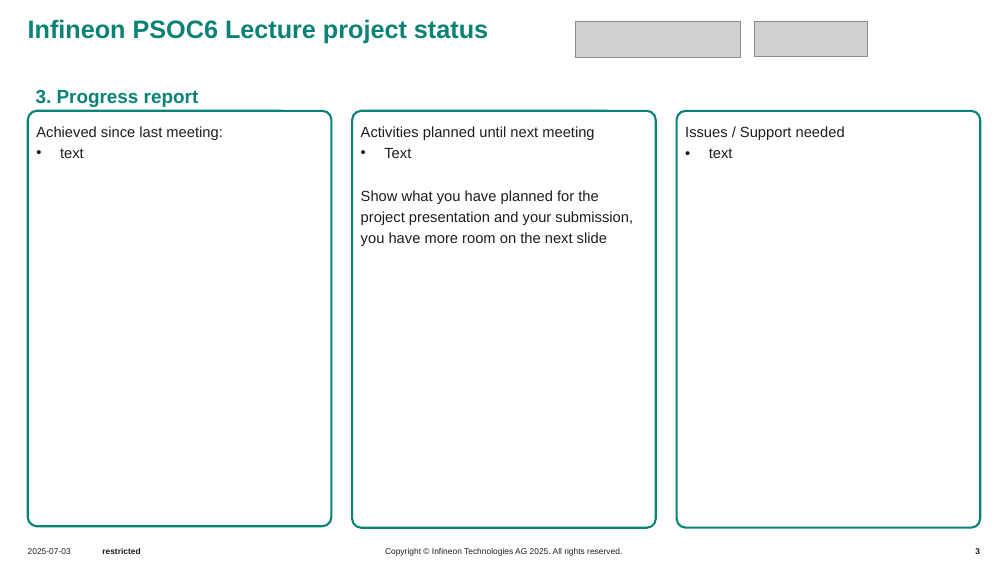
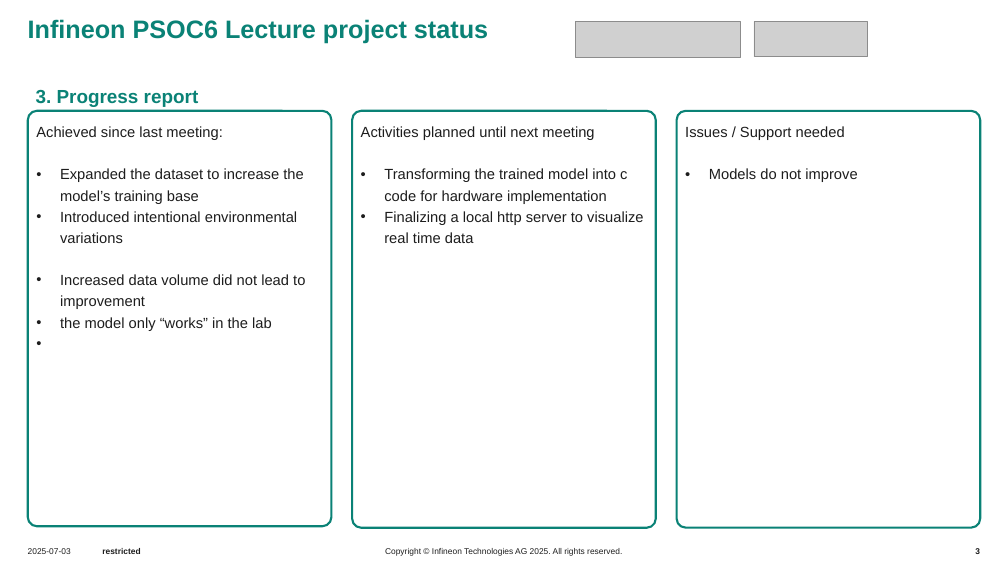
Before and after one commit to CuzImHarry/micropython-hands-on-course, a slide deck: slide 3 of report/Infineon_PSOC6_Lecture_Project_Status.pptx. Drawn at 1008x567 pixels with LibreOffice and Linux fonts; fonts in the diff are those of the drawing; grey boxes stand for pictures; background and template pictures are left out. Boxes give left, top, right and bottom in pixels: in the first picture for what was removed or moved away, otherwise in the second. Text is boxed around its words. In the diff, an @@ line names an element or a change of style, - is before the commit and + after.

Commit message:
added pdf

```diff
--- a/report/Infineon_PSOC6_Lecture_Project_Status.pptx
+++ b/report/Infineon_PSOC6_Lecture_Project_Status.pptx
@@ text in rounded rectangle at (60, 168, 305, 331): text changed @@
-• text
+• Expanded the dataset to increase the model’s training base
+• Introduced intentional environmental variations
+• Increased data volume did not lead to improvement
+• the model only “works” in the lab
@@ text in rounded rectangle at (384, 168, 643, 243): text changed @@
-• Text
-Show what you have planned for the project presentation and your submission, you have more room on the next slide
+• Transforming the trained model into c code for hardware implementation
+• Finalizing a local http server to visualize real time data
@@ text in rounded rectangle at (709, 168, 857, 182): text changed @@
-• text
+• Models do not improve
```
